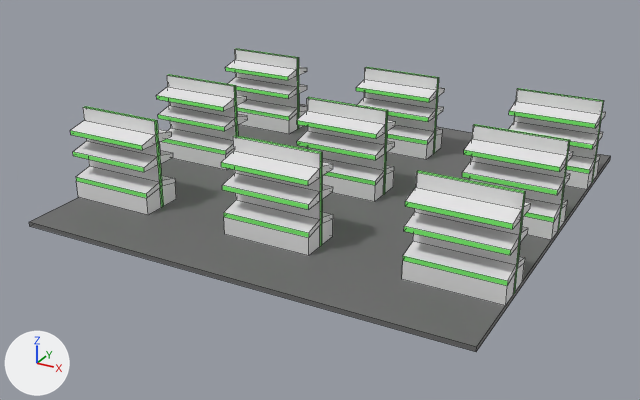
One commit to the FBX model Assets/Level-Gen/Meshes/generalStore.fbx: the scene before it, then after it.
One viewpoint serves both versions: a 50 mm camera at (8.7, -17.05, 8.03) aimed at (-0.29, -0.7, -0.15). The axes (+X, +Y, +Z) are drawn at lower left. The lights are the same throughout. Mesh edges are drawn as thin lines. Where no turn or scale is listed for an object, it has been applied to the vertices.

Names of what the first picture shows: 'Cube', 'elevator_floor'.
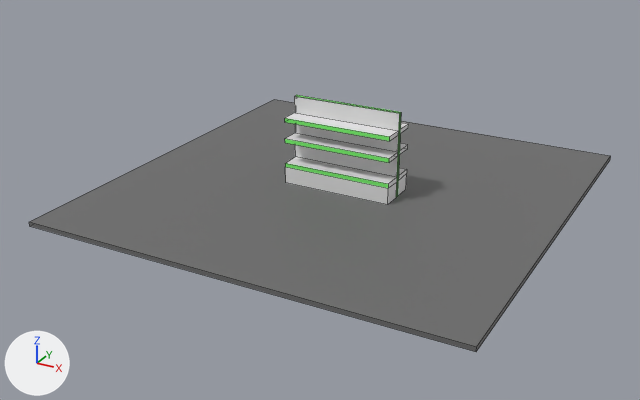
Pixel boxes [x1, y1, x2, y2] of what changed, in the pictures (640 x 400 px):
'Cube', deleted
    before: [70, 48, 606, 306]
    faces in mat_elavator (white #e7e7e7): [71, 49, 606, 306]
    faces in mat_exit (green #7fff71): [70, 48, 604, 294]
'Shelf', added
    after: [285, 95, 409, 205]
    faces in mat_elavator (white #e7e7e7): [285, 96, 409, 205]
    faces in mat_exit (green #7fff71): [285, 95, 401, 197]

The change, as a diff of the scene's bpy script:
```diff
--- a/Assets/Level-Gen/Meshes/generalStore.fbx.py
+++ b/Assets/Level-Gen/Meshes/generalStore.fbx.py
@@ me_shelf @@
+me_shelf.from_pydata(...)  # 76 vertices, 74 faces; spans x -1.32..1.32, y -0.5..0.5, z 0.0..2.0
+# faces by material slot: [36, 38]
+me_shelf.materials.append(mat_elavator)  # white #e7e7e7
+me_shelf.materials.append(mat_exit)  # green #7fff71
@@ ob_cube @@
-ob_cube = bpy.data.objects.new('Cube', me_cube_003)
-ob_cube.location = (0.0, 0.0, 0.0)
@@ ob_shelf @@
+ob_shelf = bpy.data.objects.new('Shelf', me_shelf)
+ob_shelf.location = (0.0, 0.0, 0.0)
```
